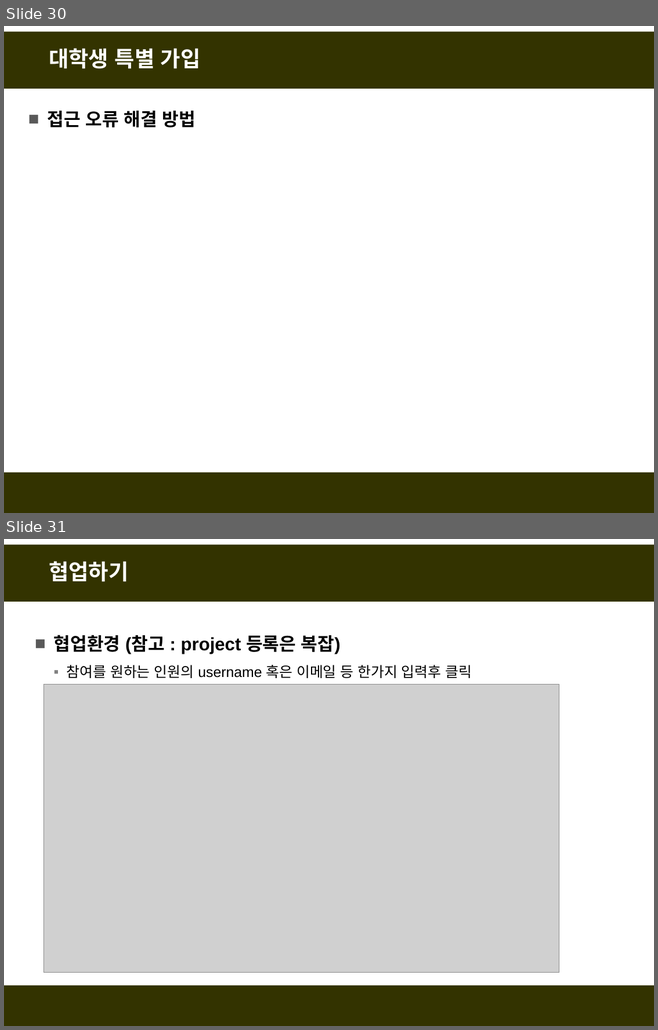
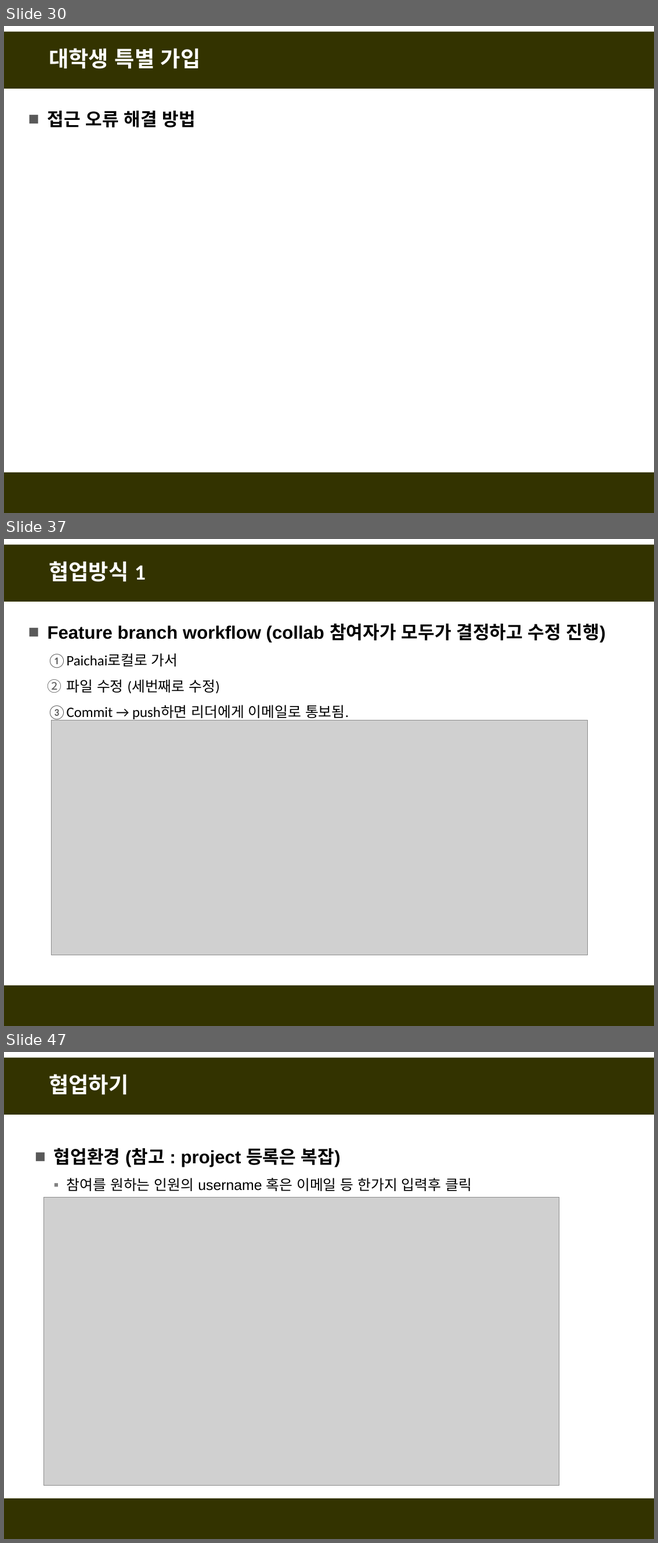
Before and after one commit to fasthill/github-lecture, a slide deck: git및github첫걸음4-협업하기.pptx. Shown one above the other, each under a label of ours: slides 30 and 31 before the commit, slides 30, 37 and 47 after it; the slides between them are not shown. The pictures are 658x1030 and 658x1543 pixels, drawn with LibreOffice and Linux fonts; fonts in the diff are those of the drawing; grey boxes stand for pictures. Boxes give left, top, right and bottom in pixels: in the first picture for what was removed or moved away, otherwise in the second. Text is boxed around its words. In the diff, an @@ line names an element or a change of style, - is before the commit and + after.

```diff
--- a/git및github첫걸음4-협업하기.pptx
+++ b/git및github첫걸음4-협업하기.pptx
@@ slide 37 added at (4, 539, 654, 1026), background #FFFFFF; not listed: 2 template elements that a slide beside it also shows @@
@@ title added at (49, 561, 146, 582), 24 pt, text #FFFFFF, bold @@
+협업방식 1
@@ text added at (48, 624, 605, 721), 16 pt, text #000000 @@
+■ Feature branch workflow (collab 참여자가 모두가 결정하고 수정 진행)
+  1. Paichai로컬로 가서
+  2. 파일 수정 (세번째로 수정)
+  3. Commit → push하면 리더에게 이메일로 통보됨.
@@ picture added at (52, 720, 587, 955) @@
@@ what was slide 31 is now slide 47 @@
```
Also in this commit, not shown: 15 other slides added.
